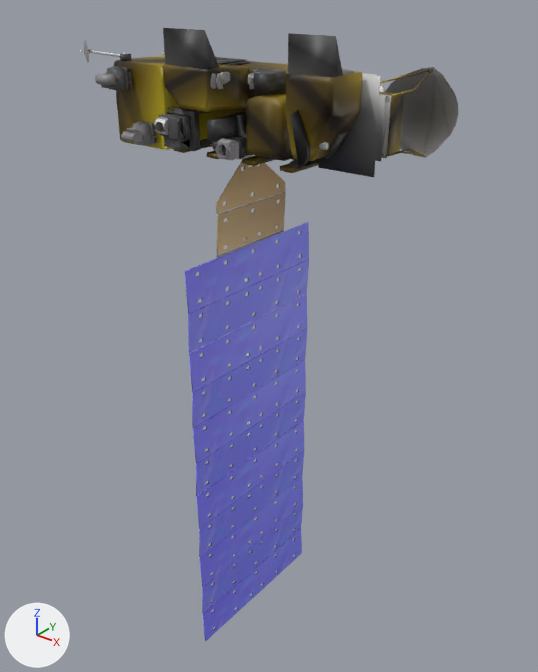
The glTF model site/models/aqua.glb: old version first, new version second.
The view is the same before and after, from a 50 mm camera at (12.52, -13.82, 2.55) aimed at (0.46, 1.25, -6.8). Arrows for +X, +Y and +Z are at lower left; the lights stay in place. The picture after the commit comes second. Where no turn or scale is listed for an object, it has been applied to the vertices. Vertices at exactly the same position are counted once.

In view in the first picture: 'black_krinkle', 'foil_silver', 'gold_2', 'shiny_panel', 'tex_01'.
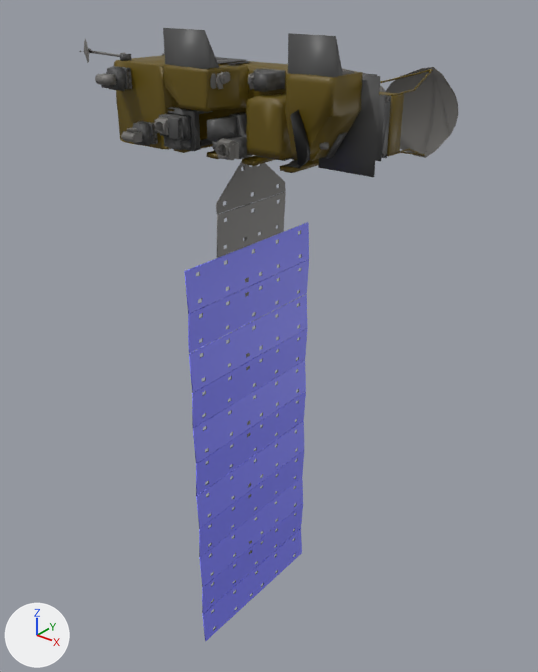
Edits to the bpy script that builds the scene:
```text
Change mat_tex_01:
    remove mat_tex_01.texture = img_tex_01
    add mat_tex_01.base_color = (0.165, 0.159, 0.15)  # grey #716f6c
Change mat_foil_gold:
    remove mat_foil_gold.texture = img_foil_gold_ramp
    add mat_foil_gold.base_color = (0.127, 0.0844, 0.000607)  # brown #645202
Change mat_foil_silver:
    remove mat_foil_silver.texture = img_foil_silver_ramp
    add mat_foil_silver.base_color = (0.0762, 0.0762, 0.0762)  # dark grey #4e4e4e
Change me_default_006:
    where me_default_006.from_pydata(...)  # 2753 vertices, 4443 faces; spans x -4.7..4.7, y -2.5..2.5, z -8.7..8.7
    used by ob_tex_01; location = (0.22, 0.68, -7.62)
    me_default_006 part 1: 147 of 2753 vertices moved; they spanned x -3.1..4.6, y -2.1..2.0, z 6.0..8.5 and now span x -3.1..4.6, y -2.1..2.0, z 6.0..8.5; mean shift (0.0, 0.0, 0.0); largest move (3.0, 1.3, 7.5) -> (4.6, 2.0, 7.0)
Change me_default_001:
    where me_default_001.from_pydata(...)  # 1815 vertices, 2912 faces; spans x -3.5..3.5, y -1.5..1.5, z -1.48..1.48
    used by ob_foil_silver; location = (0.97, -0.16, 0.01)
    me_default_001 part 2: 226 of 1815 vertices moved; they spanned x -3.41..3.5, y -1.22..1.44, z -1.48..0.78 and now span x -3.41..3.5, y -1.22..1.44, z -1.48..0.78; mean shift (0.0, 0.0, 0.0); largest move (3.14, 0.2, -1.39) -> (1.9, 0.17, 0.67)
```

Boxes (x1, y1, x2, y2) around the edits, measured in the pictures (538 x 672 px; the box of a moved part takes in the faces that stretch with it):
'gold_2', surface changed
    both: (114, 55, 433, 170)
'foil_silver', surface changed
    both: (101, 28, 391, 166)
'tex_01', surface changed
    both: (80, 39, 447, 554)
part 1 of me_default_006, moved or reshaped
    both: (123, 67, 458, 158)
part 2 of me_default_001, moved or reshaped
    both: (118, 54, 391, 177)
